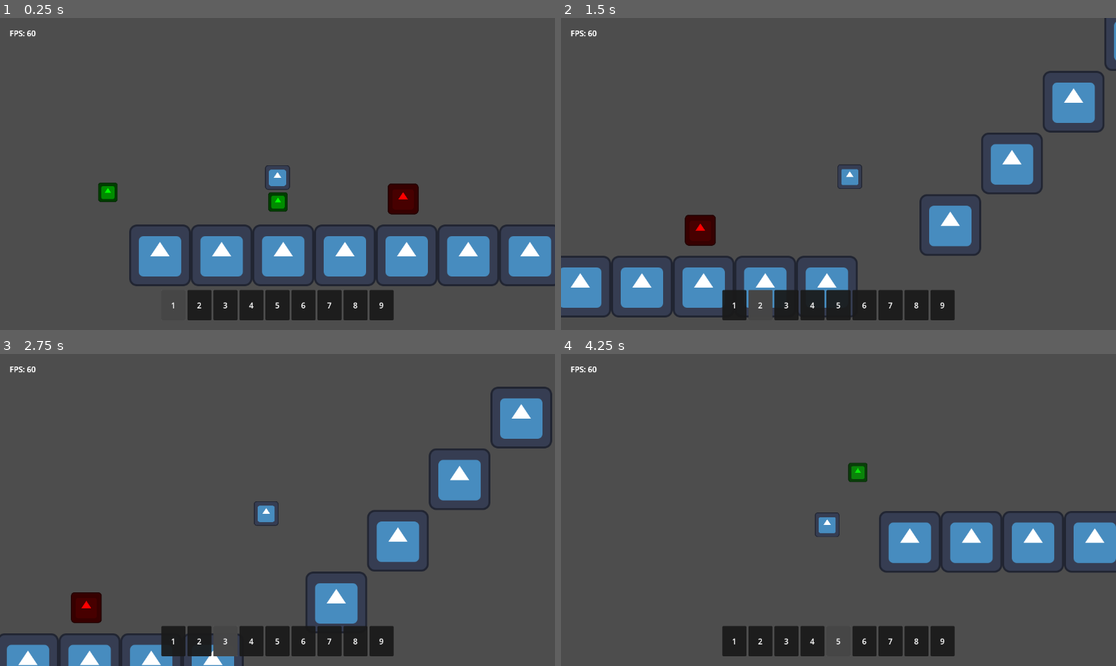
Above: before the commit, frames 1-4 (two rows, left to right).
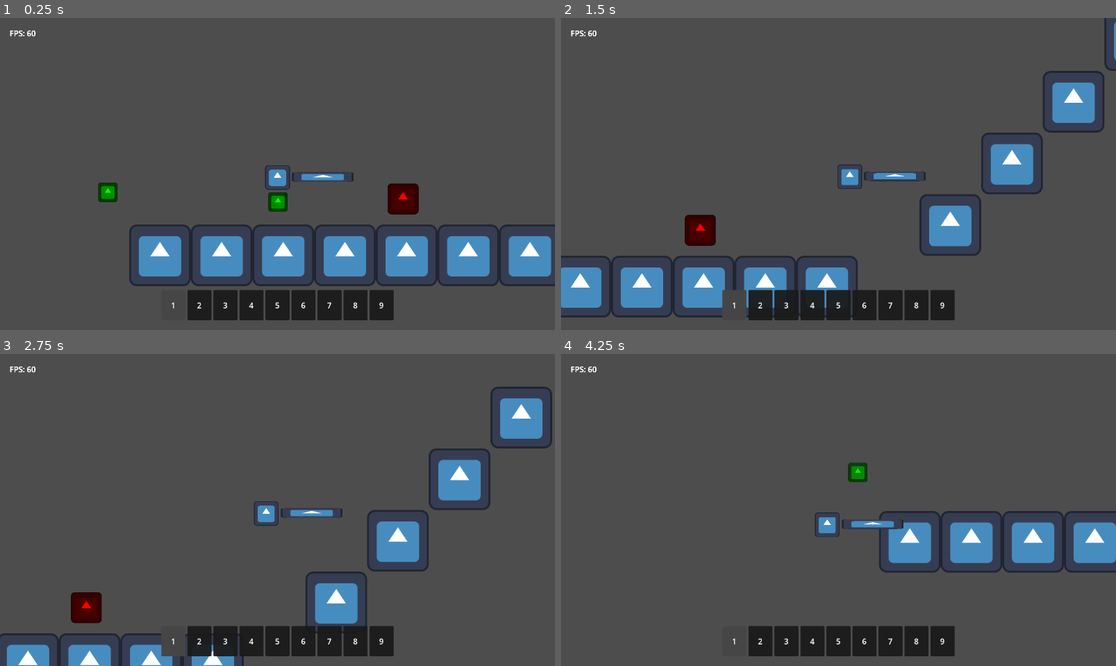
Above: after the commit, the same moments.

Repository: TheHumanMRP/RPG-Life-Tracker
Game: Godot game, scene res://Folders/Systems/Main/Scenes/dungeon.tscn
Same seed, same stepped clock (60 frames per second), same inputs: the game is played once before the commit and once after it. This scene is started directly instead of the project's main scene. The engine's default icon, where the game draws it, is replaced by a stand-in: a white triangle on a blue panel in a dark square.
Inputs (mouse positions are in pixels of both pictures, inside the frame that each line leads up to):
- Up to frame 1 (0.25 s): no input
- Up to frame 2 (1.5 s): move the mouse to (733, 305) at 0.52 s; hold D (move_right) from 0.53 s (still down); tap T (add_test_sword) at 0.6 s; click (733, 305) at 0.67 s; tap Space (jump) at 0.77 s; move the mouse to (760, 305) at 1.27 s; tap E (equip_item) at 1.35 s; click (760, 305) at 1.42 s
- Up to frame 3 (2.75 s): tap Space (jump) at 1.52 s; move the mouse to (227, 641) at 2.02 s; release D (move_right) at 2.03 s; hold A (move_left) from 2.03 s (still down); tap T (add_test_sword) at 2.1 s; click (227, 641) at 2.17 s
- Up to frame 4 (4.25 s): keep holding A (move_left); move the mouse to (810, 641) at 2.77 s; tap E (equip_item) at 2.85 s; click (810, 641) at 2.92 s; tap Space (jump) at 3.02, 3.77 s; move the mouse to (838, 641) at 3.52 s; tap T (add_test_sword) at 3.6 s; click (838, 641) at 3.67 s

The runs differ from the first frame. In frame 1, 0.2% of the frame differs, in the area x 52-64%, y 49-53%; in frame 2, 1.0%; in frame 3, 1.0%; in frame 4, 1.1%, in the area x 29-62%, y 53-97%.
Error in both runs: Invalid access to property or key 'hotbar_manager' on a base object of type 'Nil'. (res://Folders/Systems/Globals/info_getter.gd:41)

Commit message:
Auto commit at 2026-09-20 00:29:13

Diff:
--- a/Folders/Systems/Dungeon_Related/Scripts/dungeon_selection_menu.gd
+++ b/Folders/Systems/Dungeon_Related/Scripts/dungeon_selection_menu.gd
@@ -15,6 +15,6 @@
 func temp() -> void:
 	var path_to_level: String = "res://Folders/Systems/Dungeon_Related/Scenes/level.tscn"
 
-	SignalBus.set_game_state.emit(All_Enums.GAME_STATES.DungeonPlaying)
+	# SignalBus.set_game_state.emit(All_Enums.GAME_STATES.DungeonPlaying)
 
 	Global.main_node.switch_to_scene(self, path_to_level, true)
--- a/Folders/Systems/Dungeon_Related/Scripts/level.gd
+++ b/Folders/Systems/Dungeon_Related/Scripts/level.gd
@@ -4,9 +4,10 @@
 
 @onready var spawn_point_marker: Marker2D
 
-func _ready() -> void:
+func _init() -> void:
 	SignalBus.set_game_state.emit(All_Enums.GAME_STATES.DungeonPlaying)
 
+func _ready() -> void:
 	_setup_spawn_point()
 
 	add_player()
